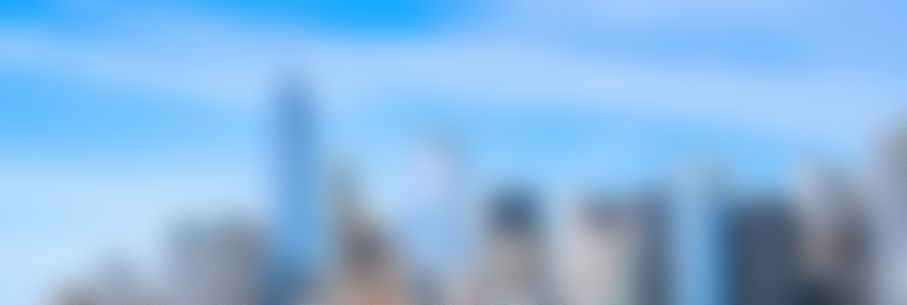
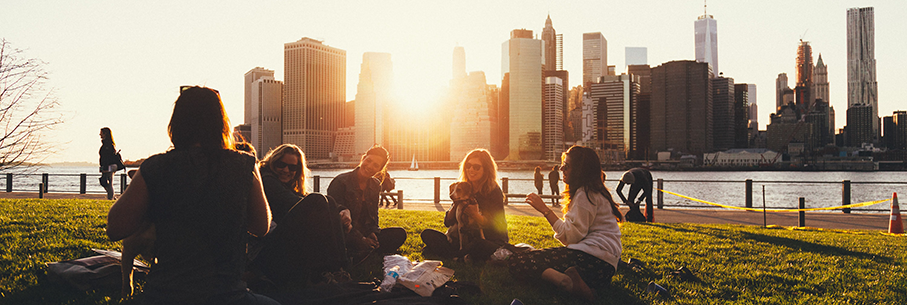
Layer changes from the first (907, 305) image to the second:
hid "low", painted on it over 0, 0, 907, 305
painted on "full" over 0, 0, 907, 305
